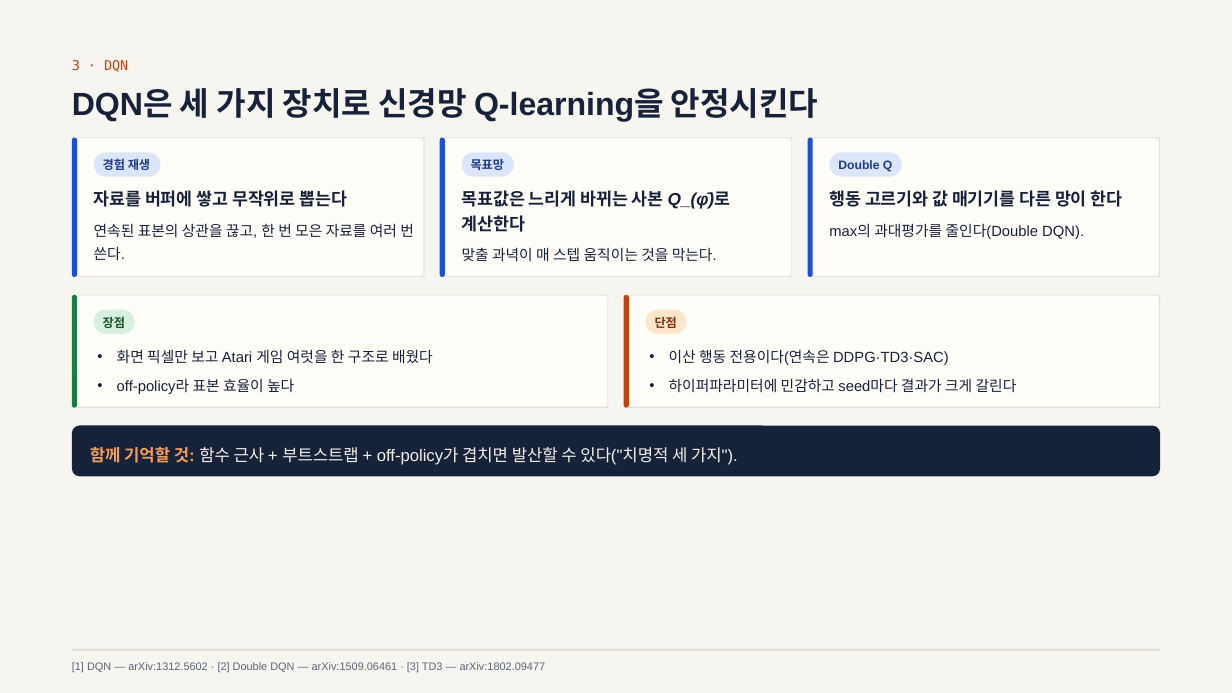
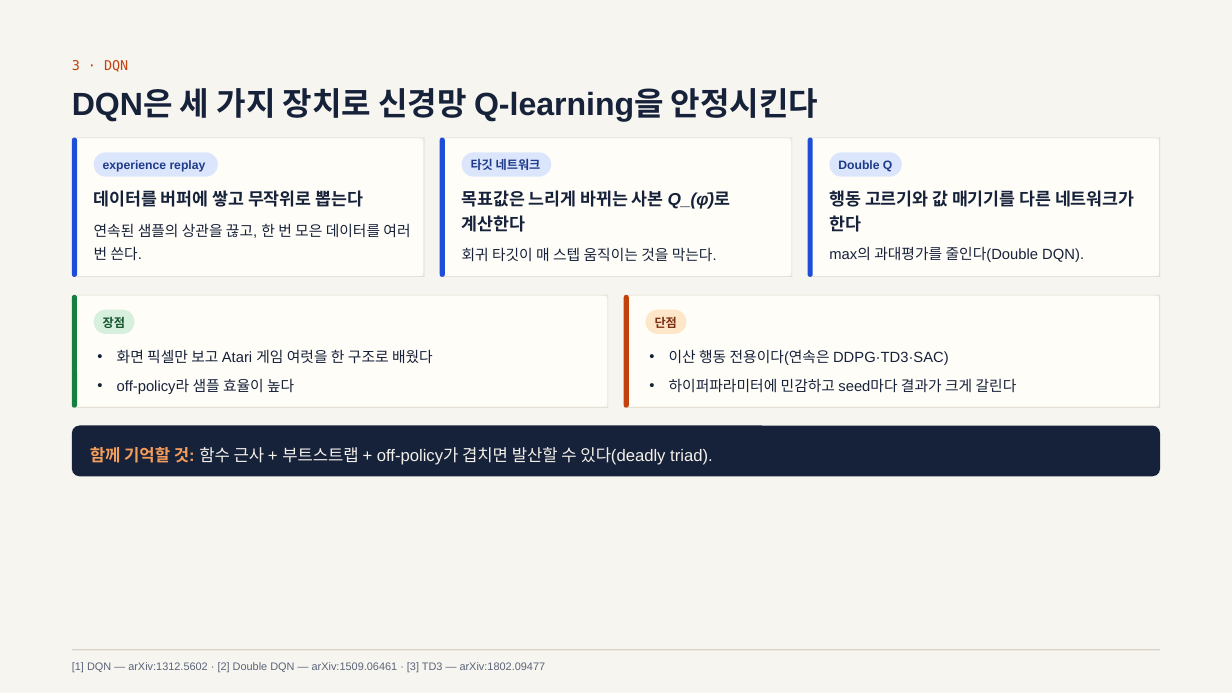
Before and after one commit to Geonhee-LEE/travplan-site, a slide deck: slide 25 of slides/study-rl/study-rl.pptx. Drawn at 1232x693 pixels with LibreOffice and Linux fonts; fonts in the diff are those of the drawing. Boxes give left, top, right and bottom in pixels: in the first picture for what was removed or moved away, otherwise in the second. Text is boxed around its words. In the diff, an @@ line names an element or a change of style, - is before the commit and + after.

```diff
--- a/slides/study-rl/study-rl.pptx
+++ b/slides/study-rl/study-rl.pptx
@@ rounded rectangle: place and size @@
-rounded rectangle at bbox=[93, 152, 160, 177]
+rounded rectangle at bbox=[93, 152, 217, 177]
@@ text at bbox=[103, 160, 206, 172]: text changed @@
-경험 재생
+experience replay
@@ rounded rectangle: place and size @@
-rounded rectangle at bbox=[462, 152, 515, 177]
+rounded rectangle at bbox=[462, 152, 552, 177]
@@ text at bbox=[471, 158, 541, 170]: text changed @@
-목표망
+타깃 네트워크
@@ text at bbox=[94, 190, 363, 207]: text changed @@
-자료를 버퍼에 쌓고 무작위로 뽑는다
+데이터를 버퍼에 쌓고 무작위로 뽑는다
@@ text at bbox=[829, 190, 1134, 232]: text changed @@
-행동 고르기와 값 매기기를 다른 망이 한다
+행동 고르기와 값 매기기를 다른 네트워크가 한다
@@ text at bbox=[94, 223, 410, 260]: text changed @@
-연속된 표본의 상관을 끊고, 한 번 모은 자료를 여러 번 쓴다.
+연속된 샘플의 상관을 끊고, 한 번 모은 데이터를 여러 번 쓴다.
@@ text "max의 과대평가를 줄인다(Double DQN).": place and size @@
-text "max의 과대평가를 줄인다(Double DQN)." at bbox=[829, 223, 1084, 239]
+text "max의 과대평가를 줄인다(Double DQN)." at bbox=[829, 246, 1084, 262]
@@ text at bbox=[462, 247, 717, 261]: text changed @@
-맞출 과녁이 매 스텝 움직이는 것을 막는다.
+회귀 타깃이 매 스텝 움직이는 것을 막는다.
@@ text at bbox=[117, 379, 294, 394]: text changed @@
-• off-policy라 표본 효율이 높다
+• off-policy라 샘플 효율이 높다
@@ text at bbox=[90, 447, 713, 465]: text changed @@
-함께 기억할 것: 함수 근사 + 부트스트랩 + off-policy가 겹치면 발산할 수 있다("치명적 세 가지").
+함께 기억할 것: 함수 근사 + 부트스트랩 + off-policy가 겹치면 발산할 수 있다(deadly triad).
```
Also in this commit, not shown: 44 other slides changed, 46 other files.
